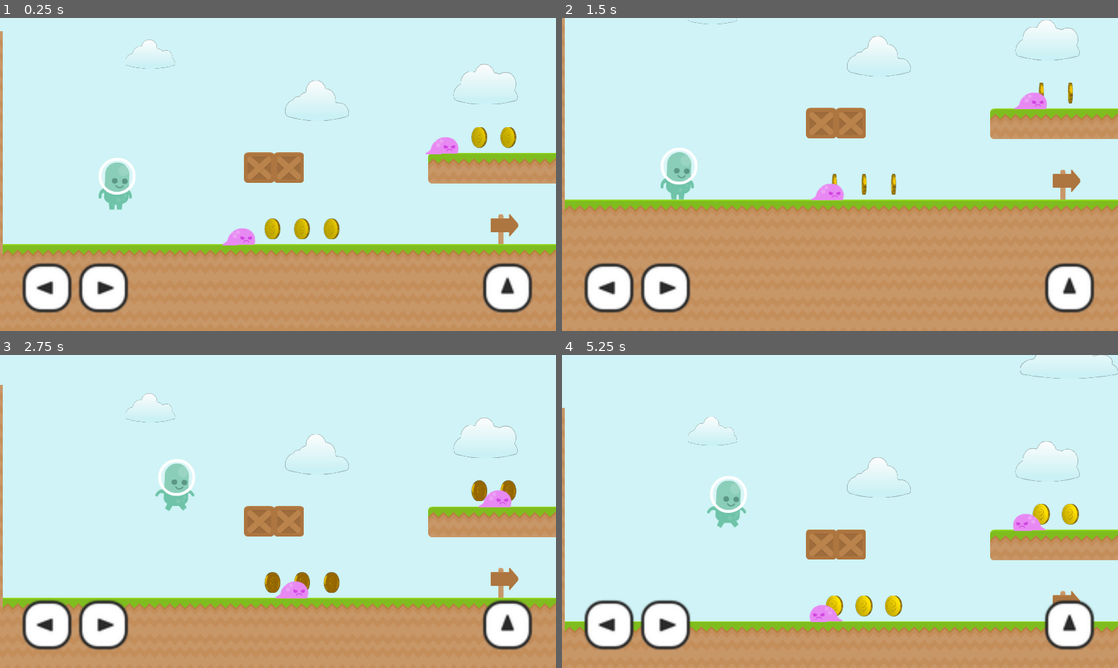
Above: before the commit, frames 1-4 (two rows, left to right).
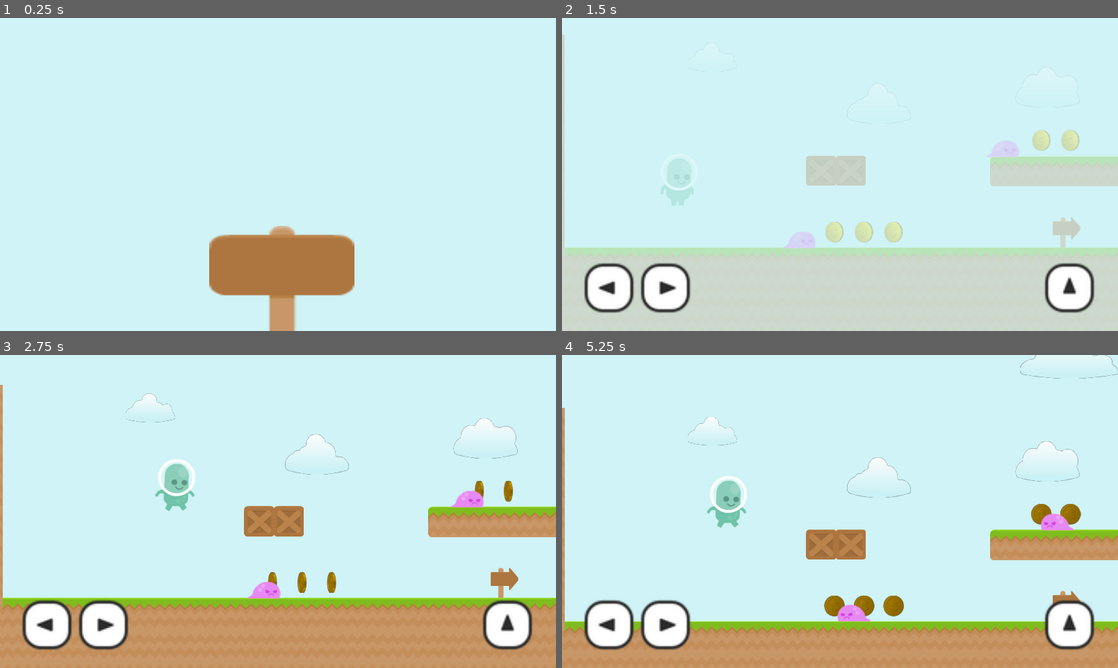
Above: after the commit, the same moments.

Repository: modaslam/super-margo
Game: Godot game, scene res://scenes/main_menu.tscn
The game is run twice, just before and just after one commit, with the same random seed, the same clock (stepped at 60 frames per second) and the same inputs. Before the commit the project starts from res://scenes/game.tscn.
Inputs (mouse positions are in pixels of both pictures, inside the frame that each line leads up to):
- Up to frame 1 (0.25 s): no input
- Up to frame 2 (1.5 s): click (845, 277) at 0.52 s; click (845, 277) at 1.27 s
- Up to frame 3 (2.75 s): move the mouse to (400, 495) at 2.02 s; hold Right (move_right) from 2.03 s (still down); click (400, 495) at 2.17 s; tap Space (jump) at 2.27 s
- Up to frame 4 (5.25 s): move the mouse to (728, 527) at 2.77 s; click (728, 527) at 2.92 s; tap Space (jump) at 3.02, 4.52 s; move the mouse to (895, 442) at 3.52 s; release Right (move_right) at 3.53 s; hold Left (move_left) 3.53-4.28 s; click (895, 442) at 3.67 s; move the mouse to (812, 574) at 4.27 s; hold Right (move_right) from 4.28 s (still down); click (812, 574) at 4.42 s; move the mouse to (1006, 558) at 5.02 s; click (1006, 558) at 5.17 s

The runs differ from the first frame. In frame 1, 34% of the frame differs, in the area x 0-100%, y 4-100%; in frame 2, 48%, in the area x 0-100%, y 0-100%; in frame 3, 1.3%; in frame 4, 1.7%.

Commit message:
Added main menu and scene transitions

Diff:
--- a/project.godot
+++ b/project.godot
@@ -16,9 +16,13 @@
 [application]
 
 config/name="Super Margo"
-run/main_scene="res://scenes/game.tscn"
+run/main_scene="res://scenes/main_menu.tscn"
 boot_splash/bg_color=Color( 0.141176, 0.141176, 0.141176, 1 )
 config/icon="res://icon.png"
+
+[autoload]
+
+Transition="*res://scenes/Transition.tscn"
 
 [display]
 
--- /dev/null
+++ b/scenes/Transition.tscn
@@ -0,0 +1,53 @@
+[gd_scene load_steps=4 format=2]
+
+[ext_resource path="res://scripts/transition.gd" type="Script" id=1]
+[ext_resource path="res://assets/tiles/bg.png" type="Texture" id=2]
+
+[sub_resource type="Animation" id=1]
+resource_name = "fade"
+length = 1.4
+tracks/0/type = "value"
+tracks/0/path = NodePath("Frame:modulate")
+tracks/0/interp = 1
+tracks/0/loop_wrap = true
+tracks/0/imported = false
+tracks/0/enabled = true
+tracks/0/keys = {
+"times": PoolRealArray( 0, 0.7, 1.4 ),
+"transitions": PoolRealArray( 1, 1, 1 ),
+"update": 0,
+"values": [ Color( 1, 1, 1, 0 ), Color( 1, 1, 1, 1 ), Color( 1, 1, 1, 0 ) ]
+}
+tracks/1/type = "method"
+tracks/1/path = NodePath(".")
+tracks/1/interp = 1
+tracks/1/loop_wrap = true
+tracks/1/imported = false
+tracks/1/enabled = true
+tracks/1/keys = {
+"times": PoolRealArray( 0.7 ),
+"transitions": PoolRealArray( 1 ),
+"values": [ {
+"args": [  ],
+"method": "change_scene"
+} ]
+}
+
+[node name="Transition" type="CanvasLayer"]
+script = ExtResource( 1 )
+
+[node name="Frame" type="TextureRect" parent="."]
+modulate = Color( 1, 1, 1, 0 )
+anchor_right = 1.0
+anchor_bottom = 1.0
+mouse_filter = 2
+texture = ExtResource( 2 )
+expand = true
+stretch_mode = 7
+__meta__ = {
+"_edit_use_anchors_": false
+}
+
+[node name="Anim" type="AnimationPlayer" parent="."]
+anims/fade = SubResource( 1 )
+[connection signal="gui_input" from="Frame" to="." method="_on_Frame_gui_input"]
--- a/scenes/game.tscn
+++ b/scenes/game.tscn
@@ -65,7 +65,7 @@
 [node name="AnimatedSprite" type="AnimatedSprite" parent="Character"]
 scale = Vector2( 1.3, 1.3 )
 frames = SubResource( 1 )
-frame = 1
+frame = 5
 playing = true
 
 [node name="Shape" type="CollisionShape2D" parent="Character"]
--- /dev/null
+++ b/scenes/main_menu.tscn
@@ -0,0 +1,28 @@
+[gd_scene load_steps=3 format=2]
+
+[ext_resource path="res://assets/tiles/sign.png" type="Texture" id=1]
+[ext_resource path="res://scripts/main_menu.gd" type="Script" id=2]
+
+[node name="MainMenu" type="Node"]
+script = ExtResource( 2 )
+
+[node name="Control" type="Control" parent="."]
+margin_right = 40.0
+margin_bottom = 40.0
+__meta__ = {
+"_edit_use_anchors_": false
+}
+
+[node name="Play" type="TextureButton" parent="Control"]
+margin_left = 481.593
+margin_top = 477.947
+margin_right = 815.593
+margin_bottom = 720.947
+size_flags_horizontal = 3
+size_flags_vertical = 3
+texture_normal = ExtResource( 1 )
+expand = true
+__meta__ = {
+"_edit_use_anchors_": false
+}
+[connection signal="pressed" from="Control/Play" to="." method="_on_Play_pressed"]
--- /dev/null
+++ b/scripts/main_menu.gd
@@ -0,0 +1,7 @@
+extends Node
+
+
+
+func _on_Play_pressed():
+	print("Hello")
+	Transition.fade_to("res://scenes/game.tscn")
--- /dev/null
+++ b/scripts/transition.gd
@@ -0,0 +1,18 @@
+extends CanvasLayer
+
+
+var next_path
+
+
+func fade_to(path):
+	next_path = path
+	get_node("Anim").play("fade")
+
+
+func change_scene():
+	if next_path != null:
+		get_tree().change_scene(next_path)
+
+
+func _on_Frame_gui_input(event):
+	print("afaf")
